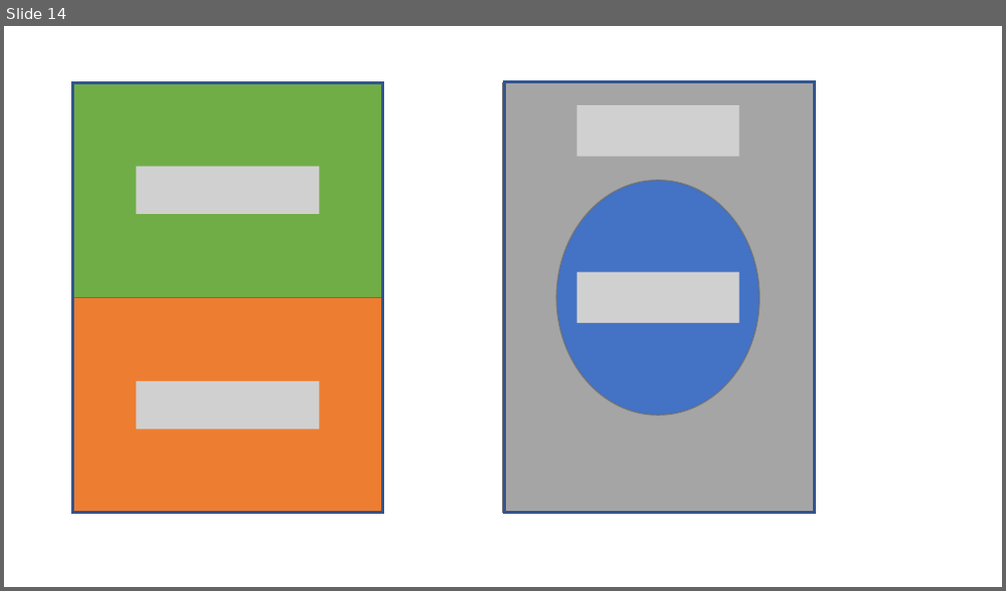
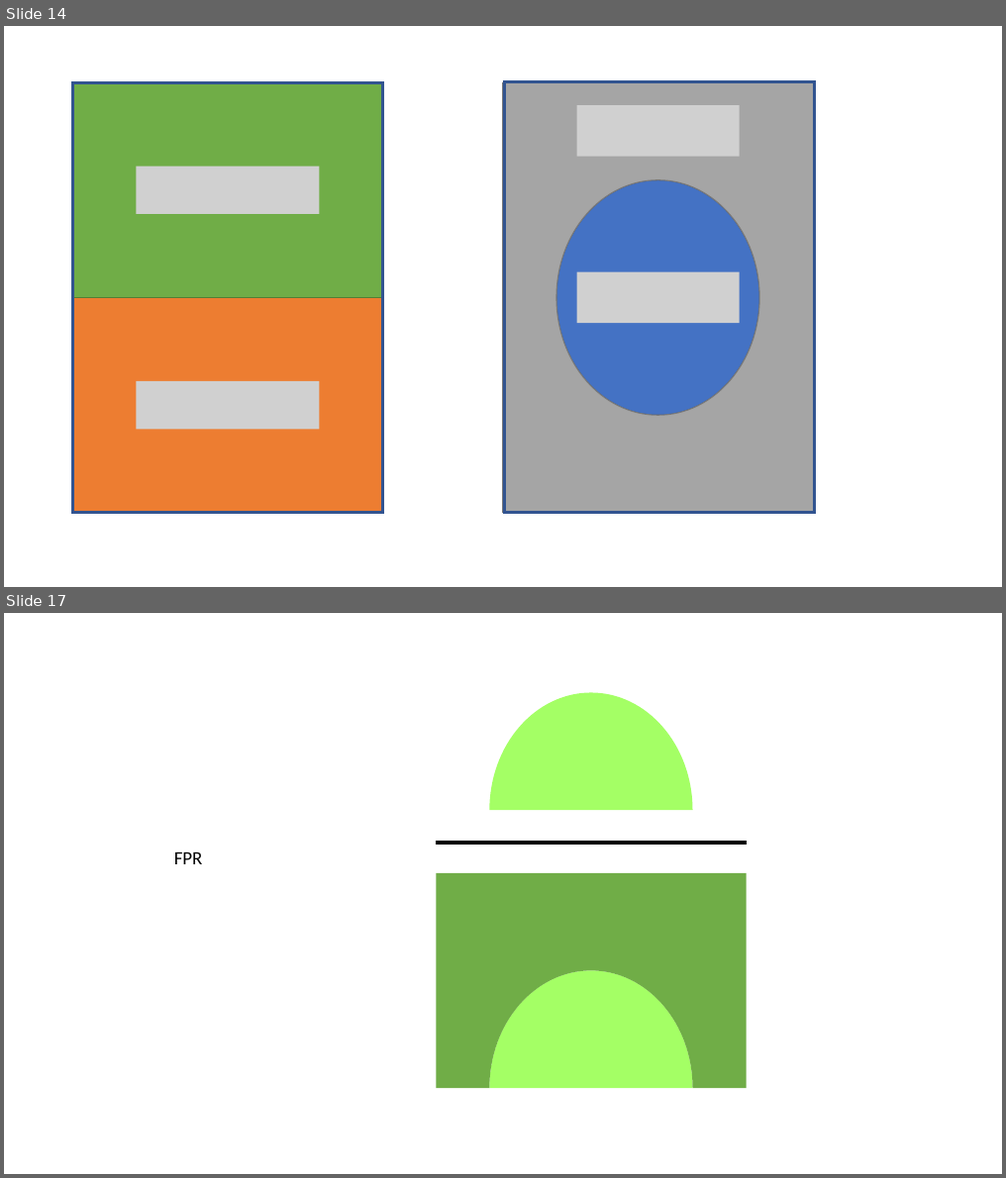
Before and after one commit to daniel-yj-yang/ml, a slide deck: model_evaluation/confusion_matrix/images/visualization_of_confusion_matrix.pptx. Shown one above the other, each under a label of ours: slide 14 before the commit, slides 14 and 17 after it; the slides between them are not shown. The pictures are 1006x591 and 1006x1178 pixels, drawn with LibreOffice and Linux fonts; fonts in the diff are those of the drawing; grey boxes stand for pictures. Boxes give left, top, right and bottom in pixels: in the first picture for what was removed or moved away, otherwise in the second. Text is boxed around its words. In the diff, an @@ line names an element or a change of style, - is before the commit and + after.

```diff
--- a/model_evaluation/confusion_matrix/images/visualization_of_confusion_matrix.pptx
+++ b/model_evaluation/confusion_matrix/images/visualization_of_confusion_matrix.pptx
@@ slide 17 added at (4,613,1002,1174), background #FFFFFF @@
@@ rectangle added at (436,658,746,1088), outline #FFFFFF 3 pt @@
@@ freeform shape added at (490,692,693,810), fill #A4FF65 @@
@@ line added from (436, 843) to (746, 843), #000000 3.5 pt @@
@@ text added at (174,853,203,864), 18 pt, text #000000 @@
+FPR
@@ freeform shape added at (436,873,746,1089), fill #70AD47 @@
@@ freeform shape added at (490,970,693,1088), fill #A4FF65 @@
```
Also in this commit, not shown: 4 other slides added, 2 other files.
